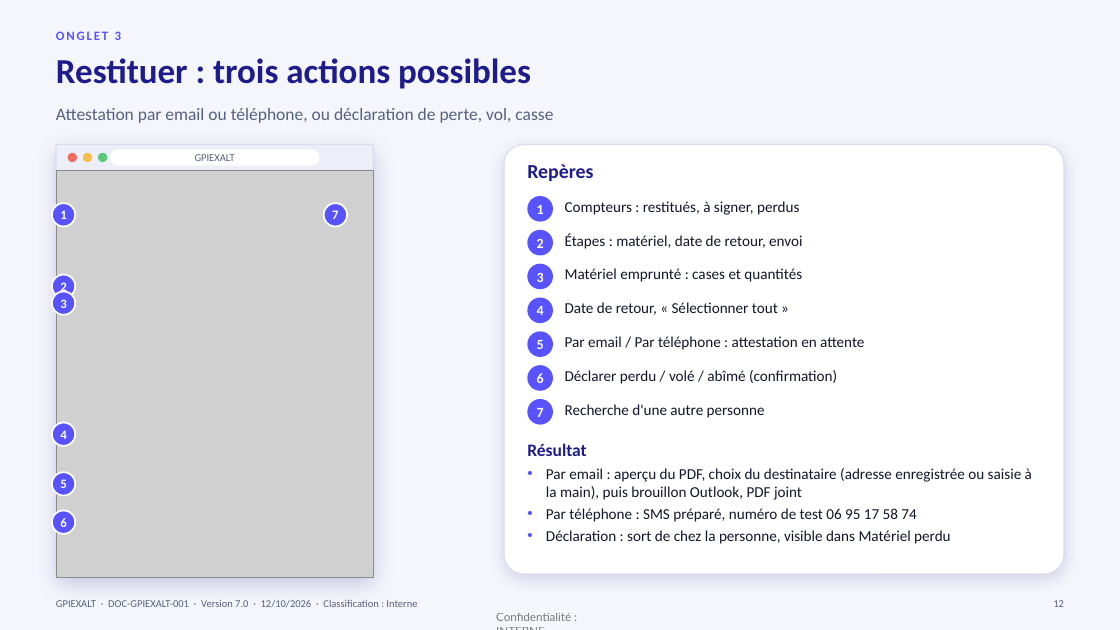
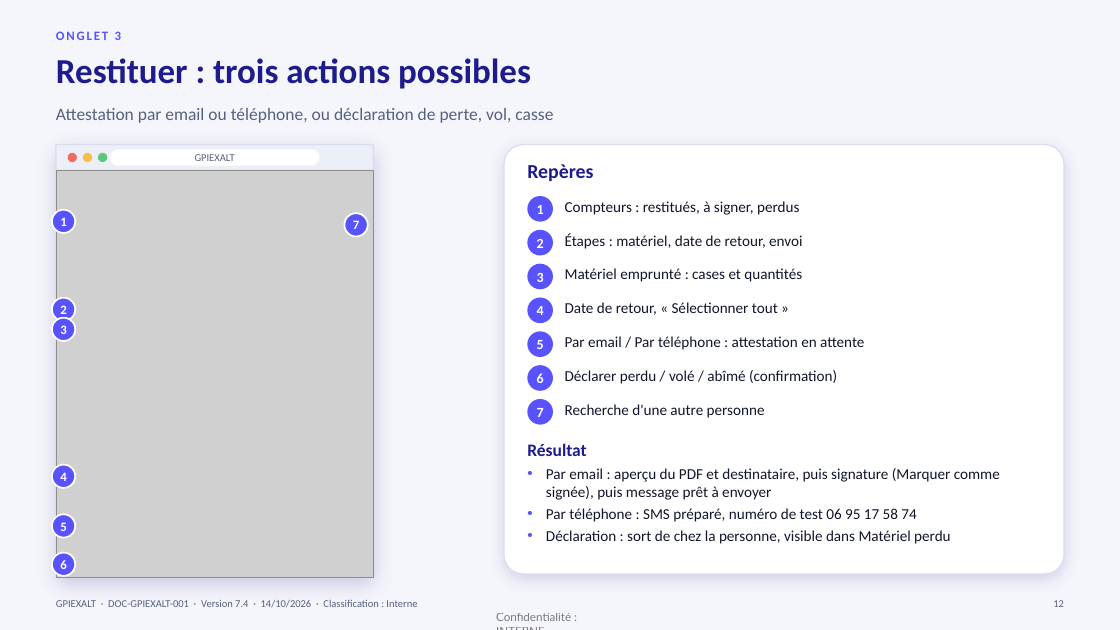
Before and after one commit to tesfamariam-exalt/myfirst-test, a slide deck: slide 12 of documentation/GPIEXALT_Documentation.pptx. Drawn at 1120x630 pixels with LibreOffice and Linux fonts; fonts in the diff are those of the drawing; grey boxes stand for pictures. Boxes give left, top, right and bottom in pixels: in the first picture for what was removed or moved away, otherwise in the second. Text is boxed around its words. In the diff, an @@ line names an element or a change of style, - is before the commit and + after.

```diff
--- a/documentation/GPIEXALT_Documentation.pptx
+++ b/documentation/GPIEXALT_Documentation.pptx
@@ ellipse "1": place and size @@
-ellipse "1" at <box>52,203,76,227</box>
+ellipse "1" at <box>52,210,76,234</box>
@@ ellipse "7": place and size @@
-ellipse "7" at <box>323,203,347,227</box>
+ellipse "7" at <box>344,213,368,237</box>
@@ ellipse "2": place and size @@
-ellipse "2" at <box>52,275,76,298</box>
+ellipse "2" at <box>52,297,76,321</box>
@@ ellipse "3": place and size @@
-ellipse "3" at <box>52,292,76,315</box>
+ellipse "3" at <box>52,318,76,341</box>
@@ text at <box>546,468,1000,500</box>: text changed @@
-• Par email : aperçu du PDF, choix du destinataire (adresse enregistrée ou saisie à la main), puis brouillon Outlook, PDF joint
+• Par email : aperçu du PDF et destinataire, puis signature (Marquer comme signée), puis message prêt à envoyer
@@ 3 ellipses: place and size @@
-3 ellipses at <box>52,423,76,534</box>
+3 ellipses at <box>52,465,76,576</box>
@@ text at <box>56,600,417,608</box>: text changed @@
-GPIEXALT · DOC-GPIEXALT-001 · Version 7.0 · 12/10/2026 · Classification : Interne
+GPIEXALT · DOC-GPIEXALT-001 · Version 7.4 · 14/10/2026 · Classification : Interne
```
Also in this commit, not shown: 52 other slides changed, 4 slides added, 53 other files.
